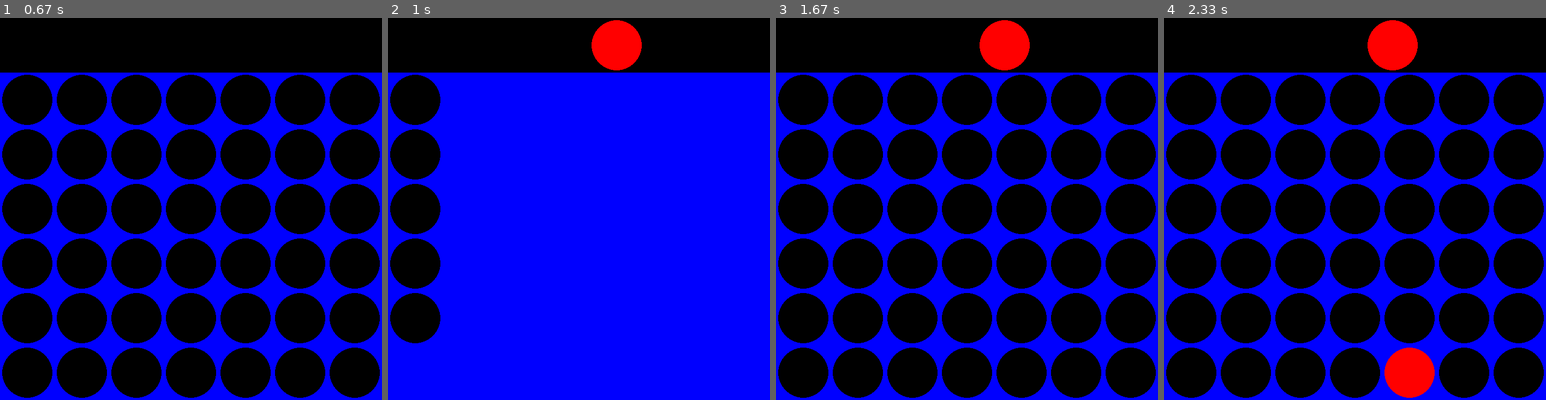
Above: before the commit, frames 1-4 (left to right).
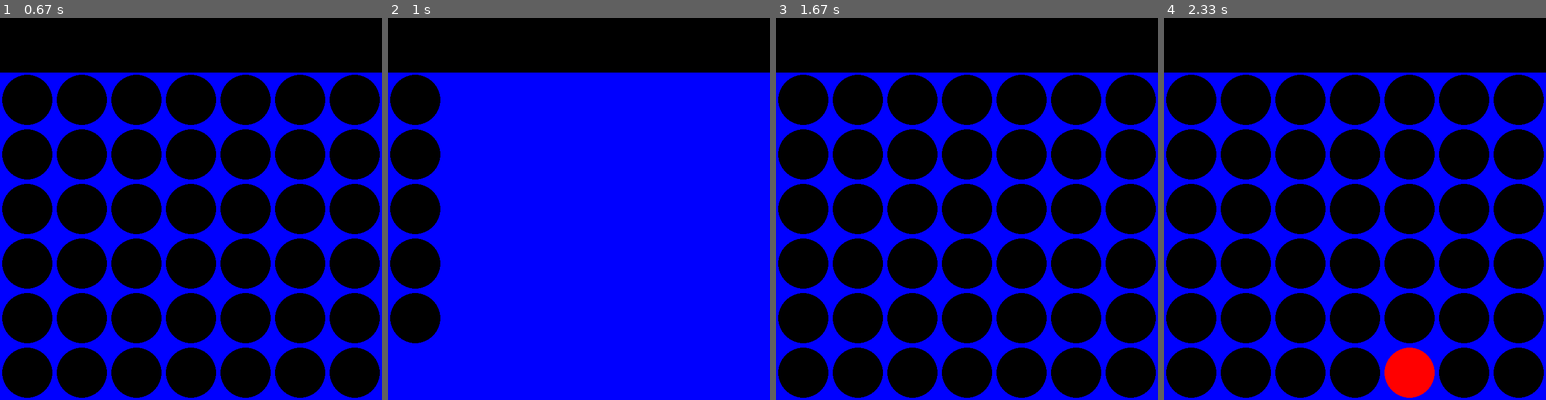
Above: after the commit, the same moments.

Repository: Plessixdavid/projet-2
Game: pygame game, started from puissance4/puissancePygame.py
Same seed, same stepped clock (60 frames per second), same inputs: the game is played once before the commit and once after it.
Inputs (mouse positions are in pixels of both pictures, inside the frame that each line leads up to):
- Up to frame 1 (0.67 s): no input
- Up to frame 2 (1 s): click (617, 293) at 0.88 s
- Up to frame 3 (1.67 s): no input
- Up to frame 4 (2.33 s): no input

Frame 1 is identical in both runs. In frame 2, 1.3% of the frame differs, in the area x 53-67%, y 0-14%; in frame 3, 1.3%; in frame 4, 1.3%.

Commit message:
puissance4FINIS!!!!!!!!!!!!!!!!!!!!!!!!!!!!!!!!!!!!!!!!!!!!!!!!!!!!!!!!!!!!!!!!!!!!

Diff:
--- a/puissance4/puissancePygame.py
+++ b/puissance4/puissancePygame.py
@@ -76,6 +76,7 @@
         if event.type == pygame.MOUSEBUTTONDOWN :
             #effacer la première ligne du plateau
             if tour == 0 :
+                pygame.draw.rect(ecran,NOIR,(0,0,largeur,LARGEUR_CASE))
                 posx = event.pos[0] # position du de la souris au moment du click
                 colonne = int(math.floor(posx/LARGEUR_CASE))
 
